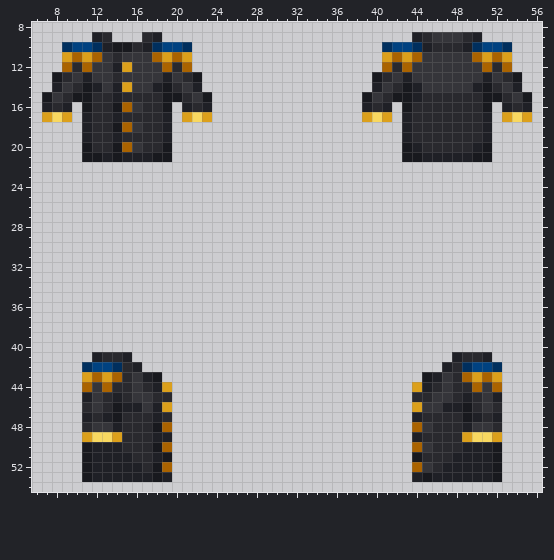
Pixel-art sprite, stored at Resources/Textures/SS220/Clothing/OuterClothing/Coats/centcom_officer_coat.rsi/equipped-OUTERCLOTHING.png. The picture above was drawn from the file before the commit.
The file is 64x64 pixels. Colours within 5 levels of each other are drawn and written as one. Shown: x 6..56, y 8..54.
New version:
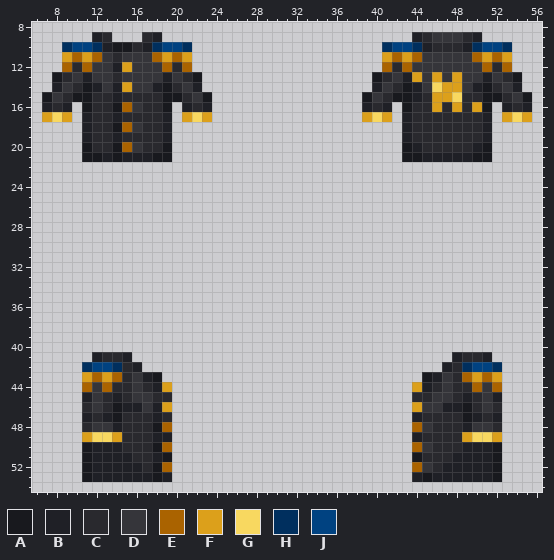
Palette (. is transparent): A #18191e  B #1f2026  C #29292e  D #35353a  E #aa6300  F #dca01b  G #f8d860  H #002f5e  J #004281
Change:
{"y":13,"x":44,"old":"D","new":"F"}
{"y":13,"x":46,"old":"D","new":"F"}
{"y":13,"x":48,"old":"D","new":"F"}
{"y":14,"x":46,"old":"DDD","new":"GFF"}
{"y":15,"x":46,"old":"CCC","new":"FFG"}
{"y":16,"x":46,"old":"C","new":"F"}
{"y":16,"x":48,"old":"C","new":"F"}
{"y":16,"x":50,"old":"C","new":"F"}
{"label":"changed","picture_box":[412,72,482,112]}
